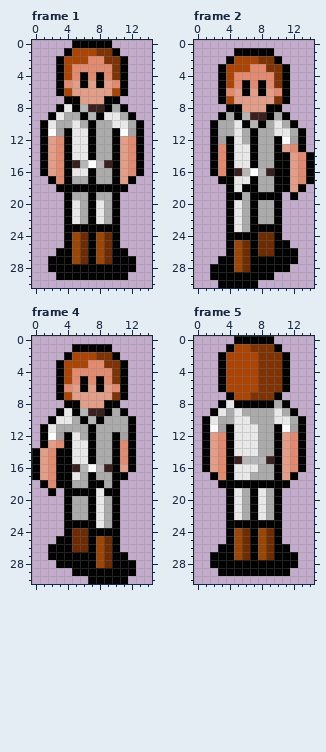
Pixel-art file: assets/player/player.ase. The picture above is the old version.
15x31 pixels, 16 frames. Shown: frame 1, frame 2, frame 4, frame 5. The commit also changed other frames, which this record leaves out.
Once edited:
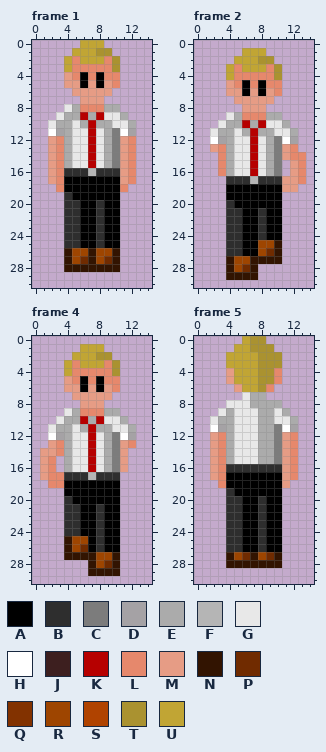
Palette (. is transparent): A #000000  B #2e2e2e  C #7c7c7c  D #a5a2a5  E #ababab  F #b5b5b5  G #e8e8e8  H #ffffff  J #3d1f1f  K #b60000  L #e6886c  M #e69c85  N #321401  P #702b00  Q #823200  R #9e4500  S #b04300  T #aa9230  U #c1a534
From the commit log: improve game over text, update player sprite
What changed:
Changed rows in their new state; - is an unchanged pixel.
Frame 1, layer "Sprite Sheet":
first column x 1:
 0 ----.UUU.----
 1 ---.UUUTT.---
 2 --.ULUUULT.--
 3 --.U-----T.--
 4 --.M-----L.--
 5 --.M------.--
 6 --..-----..--
 7 ---..---..---
 8 --.-ELLLE-.--
 9 -.---KEK---.-
10 .-----K-----.
11 .--E--KG-C--.
12 .--E--KG-C--.
13 .--E--KG-C--.
14 .--E--KG-C--.
15 .--EGGKGEC--.
16 .--BBBFBBB--.
17 -M--AA-AA--L-
18 --L-------L--
19 ---BAA-AA----
20 ---BBA-BA----
21 ---BBA-BA----
22 ---BBA-BA----
23 ---BB--B-----
24 ---BBA-BA----
25 ---BBA-BA----
26 --.N-RN-RN.--
27 -..N--N--N..-
28 -..NNNNNNN..-
29 --.........--
Frame 2, layer "Sprite Sheet":
first column x 2:
 1 ---.UUU.-----
 2 --.UUUTT.----
 3 -.ULUUULT.---
 4 -.U-----T.---
 5 -.M-----L.---
 6 -.M------.---
 7 -..-----..---
 8 --..---..----
 9 -.GELLLE-.---
10 .G-EKEKG--.--
11 G----K-----.-
12 H-E-GKG-C--.-
13 M-E--KG-C--.-
14 .-E--KG-CML-.
15 .-E--KG-C.--.
16 .-EGGKGEC.--.
17 -.BBBFBBBM--.
18 ---A--AA-M-.-
19 ----A-----.--
20 --BAA-AA-----
21 --BBA-BA-----
22 --BBA-BA-----
23 --BBA-B------
24 --BB--BA-----
25 --BBA-RRN.---
26 --BBA-R-N..--
27 -.N-RNNNN..--
28 ..N--N....---
29 ..NNNN..-----
30 -.....-------
Frame 4, layer "Sprite Sheet":
first column x 0:
 1 -----.UUU.---
 2 ----.UUUTT.--
 3 ---.ULUUULT.-
 4 ---.U-----T.-
 5 ---.M-----L.-
 6 ---.M------.-
 7 ---..-----..-
 8 ----..---..--
 9 ---.-ELLLE-.-
10 --.-E-KEKGG-.
11 -.---G-K--GGE
12 -.--E-GKG-CHD
13 -.--E--KG-CML
14 .-MLE--KG-CM.
15 .--.E--KG-CM.
16 .--.EGGKGEC-.
17 .--LBBBFBBB.-
18 -.-L-AA--A---
19 --.-----A----
20 ----BAA-AA---
21 ----BBA-BA---
22 ----BBA-BA---
23 ----BB--BA---
24 ----BBA-B----
25 ---.NRR-BA---
26 --..NR--BA---
27 --..NNNN-RN.-
28 ---....N--N..
29 -----..NNNN..
30 -------.....-
Frame 5, layer "Sprite Sheet":
first column x 1:
 0 ----.UTT.----
 1 ---.UUTTT.---
 2 --.UUUUTTT.--
 3 --.UUUUTTT.--
 4 --.MUUUTTL.--
 5 --.MUUUTTL.--
 6 --..MUUTL..--
 7 ---..GEE..---
 8 --.-GGEEE-.--
 9 -.---GG----.-
10 .-----G-----.
11 .--E-----C--.
12 .--E-----C--.
13 .--E-----C--.
14 .--E-----C--.
15 .--EGGGEEC--.
16 .--BBBBBBB--.
17 -M--AAAAA--L-
18 --L-------M--
19 ---BAA-AA----
20 ---BBA-BA----
21 ---BBA-BA----
22 ---BBA-BA----
23 ---BB--B-----
24 ---BBA-BA----
25 ---BBA-BA----
26 --.BBA-BA-.--
27 -..N--N--N..-
28 -..NNNNNNN..-
29 --.........--
